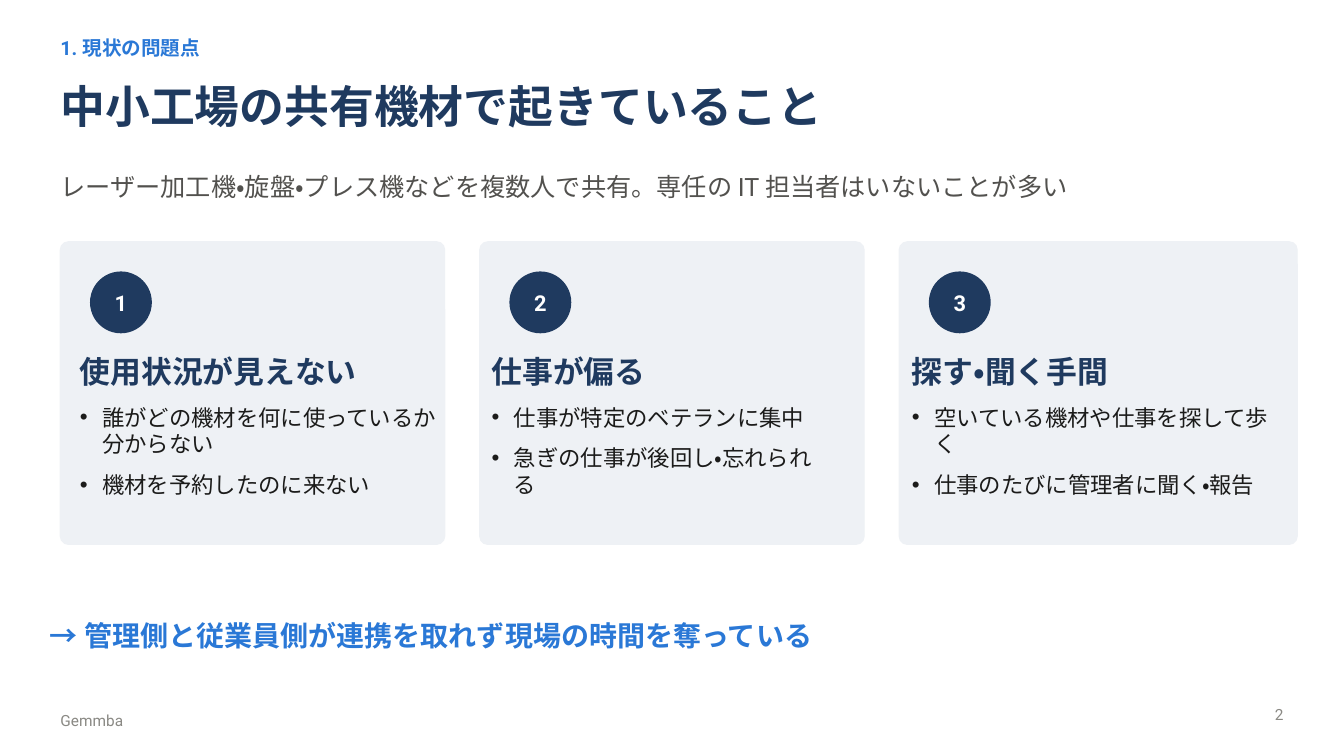
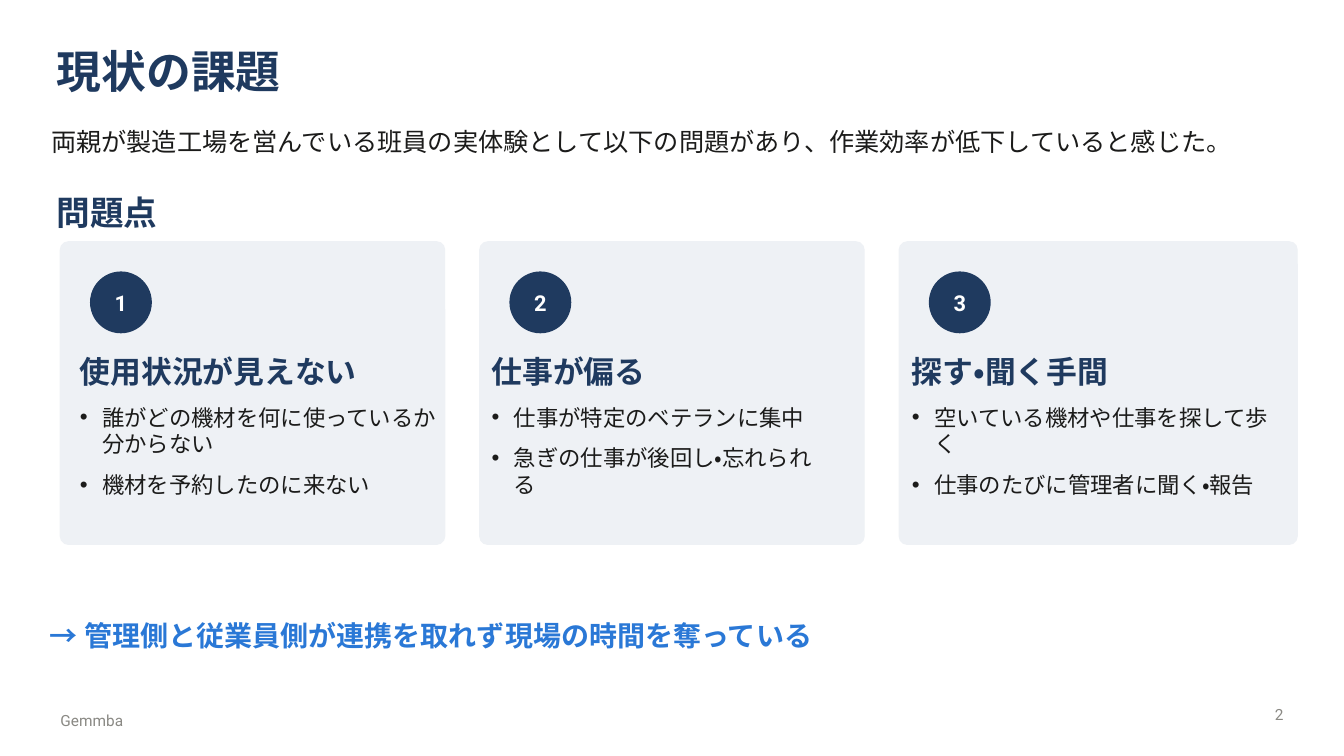
Before and after one commit to maguro256/procon2026, a slide deck: slide 2 of slides/gemmba_presentation.pptx. Drawn at 1344x756 pixels with LibreOffice and Linux fonts; fonts in the diff are those of the drawing. Boxes give left, top, right and bottom in pixels: in the first picture for what was removed or moved away, otherwise in the second. Text is boxed around its words. In the diff, an @@ line names an element or a change of style, - is before the commit and + after.

```diff
--- a/slides/gemmba_presentation.pptx
+++ b/slides/gemmba_presentation.pptx
@@ title at (57, 50, 281, 92): text changed @@
-中小工場の共有機材で起きていること
+現状の課題
@@ text removed at (60, 38, 200, 57) @@
-1. 現状の問題点
@@ text at (51, 129, 1232, 153): text changed; text colour #52514E to #1B1B1A @@
-レーザー加工機・旋盤・プレス機などを複数人で共有。専任の IT 担当者はいないことが多い
+両親が製造工場を営んでいる班員の実体験として以下の問題があり、作業効率が低下していると感じた。
@@ text added at (57, 196, 158, 228), 24 pt, text #1F3A5F, bold @@
+問題点
```
Also in this commit, not shown: 10 other slides changed, 2 slides added, 1 slide removed, 4 other files.
